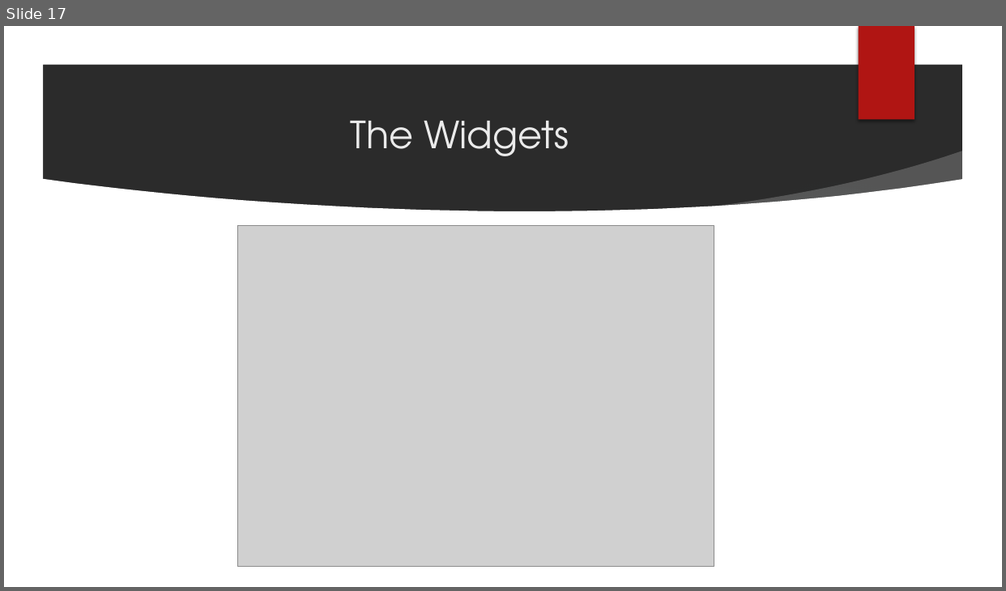
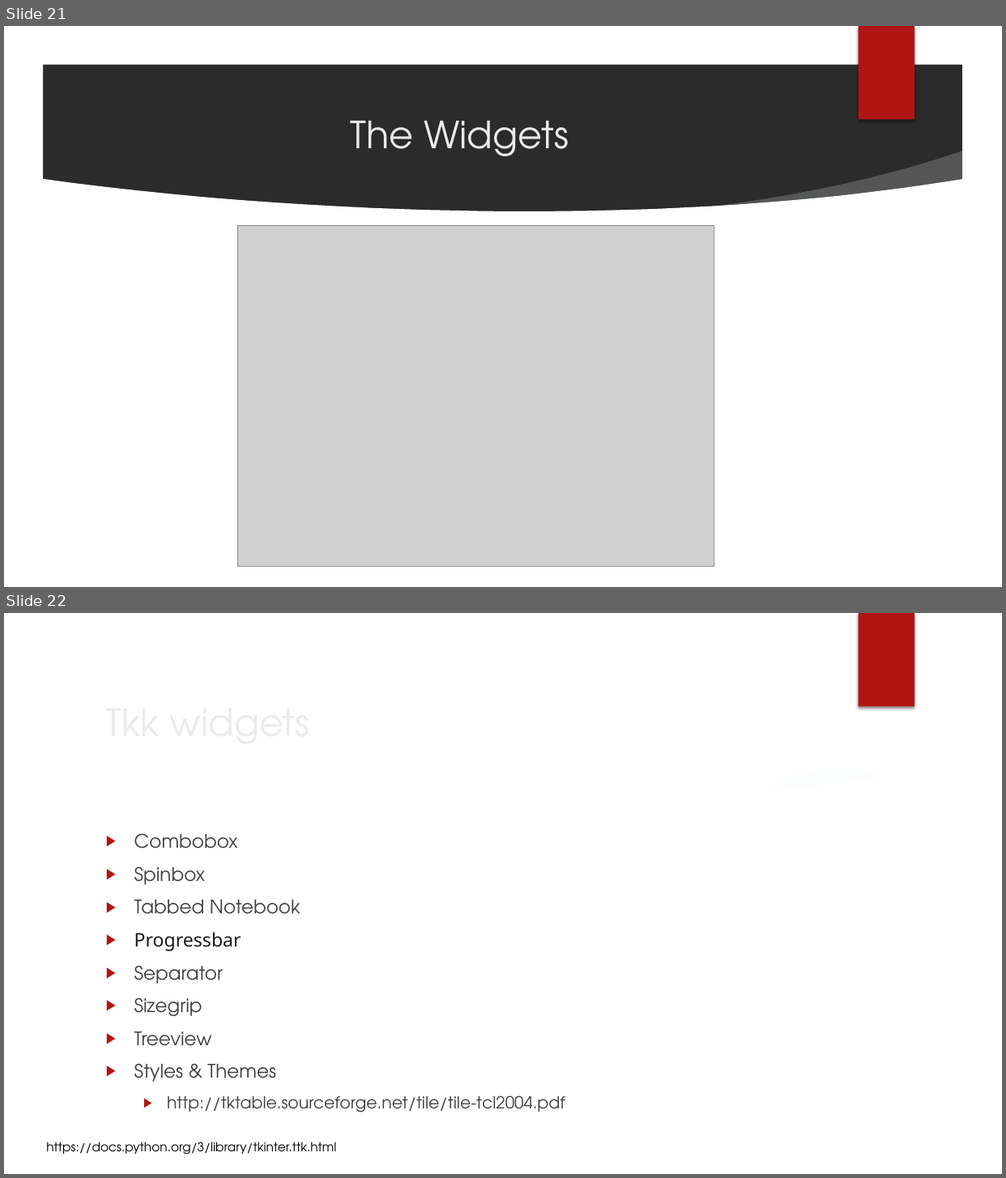
Before and after one commit to scottbing/SB_5410_Midterm_Challenge, a slide deck: TKinter.pptx. Shown one above the other, each under a label of ours: slide 17 before the commit, slides 21 and 22 after it. The pictures are 1006x591 and 1006x1178 pixels, drawn with LibreOffice and Linux fonts; fonts in the diff are those of the drawing; grey boxes stand for pictures; background and template pictures are left out; a plain dark background stands for a picture behind light text. Boxes give left, top, right and bottom in pixels: in the first picture for what was removed or moved away, otherwise in the second. Text is boxed around its words. In the diff, an @@ line names an element or a change of style, - is before the commit and + after.

```diff
--- a/TKinter.pptx
+++ b/TKinter.pptx
@@ slide 22 added at (x1=4, y1=613, x2=1002, y2=1174), background picture (left out); not listed: 7 template elements that a slide beside it also shows @@
@@ title added at (x1=98, y1=692, x2=820, y2=750), 36 pt, text #EBEBEB @@
+Tkk widgets
@@ text added at (x1=134, y1=833, x2=565, y2=1113), 18 pt, text #404040 @@
+▶ Combobox
+▶ Spinbox
+▶ Tabbed Notebook
+▶ Progressbar
+▶ Separator
+▶ Sizegrip
+▶ Treeview
+▶ Styles & Themes
+  ▶ http://tktable.sourceforge.net/tile/tile-tcl2004.pdf
@@ text added at (x1=46, y1=1142, x2=336, y2=1155), 12 pt, text #000000 @@
+https://docs.python.org/3/library/tkinter.ttk.html
@@ what was slide 17 is now slide 21 @@
```
Also in this commit, not shown: 5 slides changed, 8 other slides added.
